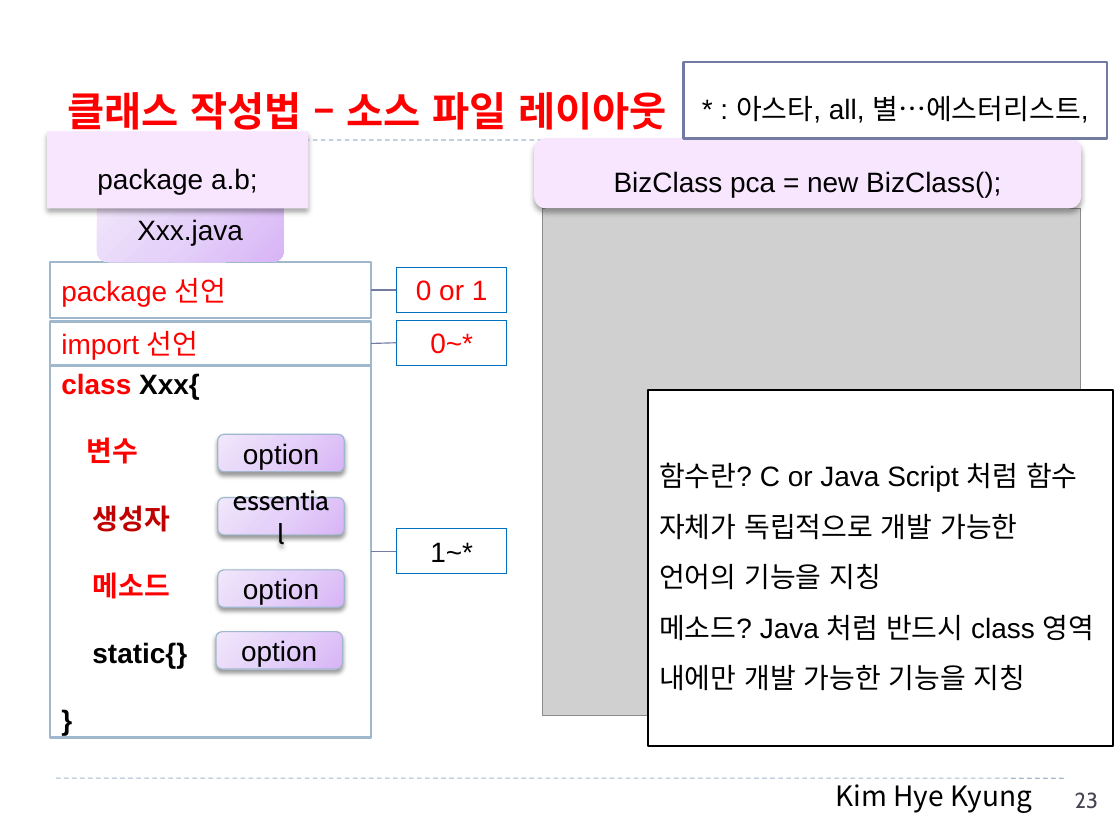
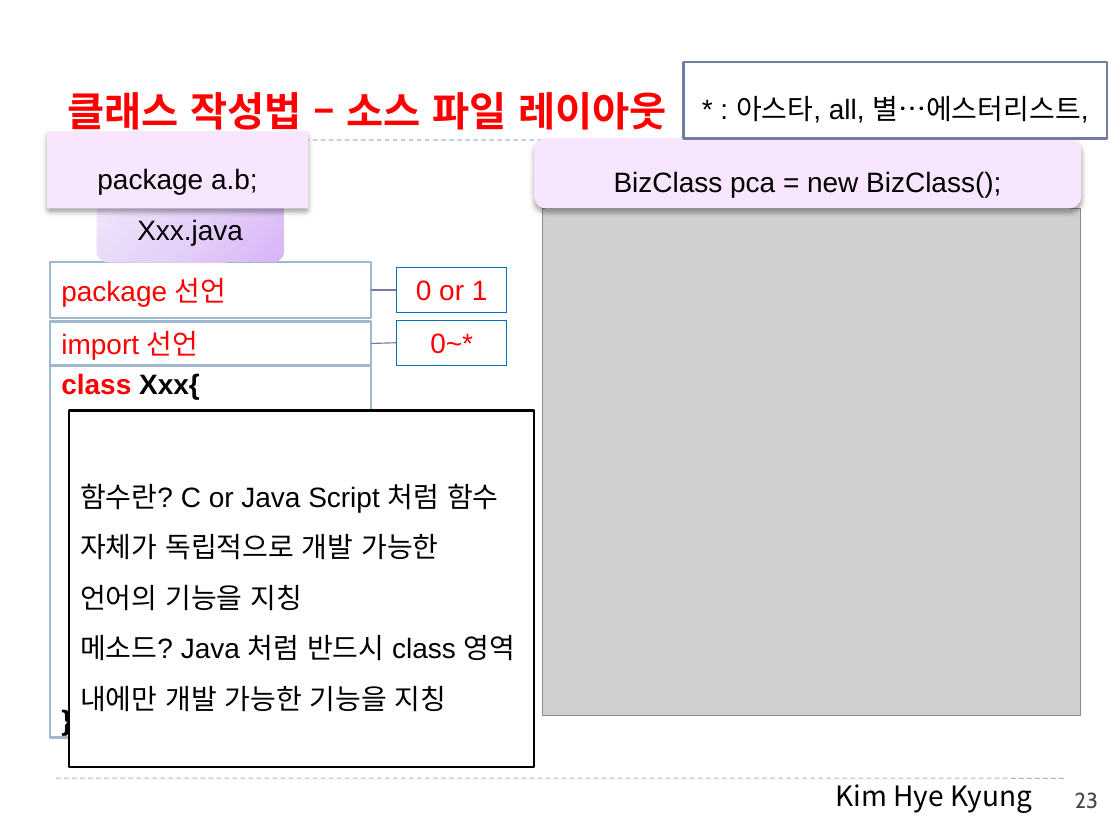
Before and after one commit to hwanginbeom/bigData, a slide deck: slide 23 of 1.Java_김혜경.pptx. Drawn at 1120x840 pixels with LibreOffice and Linux fonts; fonts in the diff are those of the drawing; grey boxes stand for pictures. Boxes give left, top, right and bottom in pixels: in the first picture for what was removed or moved away, otherwise in the second. Text is boxed around its words. In the diff, an @@ line names an element or a change of style, - is before the commit and + after.

```diff
--- a/1.Java_김혜경.pptx
+++ b/1.Java_김혜경.pptx
@@ rectangle "함수란? C or Java Script ..." moved from (x1=648, y1=390, x2=1113, y2=746) to (x1=69, y1=410, x2=534, y2=766) @@
@@ text in rounded rectangle at (x1=243, y1=443, x2=319, y2=469): text removed @@
-option
@@ rectangle removed at (x1=396, y1=529, x2=507, y2=573) @@
-1~*
@@ line removed from (371, 551) to (396, 551) @@
```
Also in this commit, not shown: 14 other slides changed, 1 slide added.
